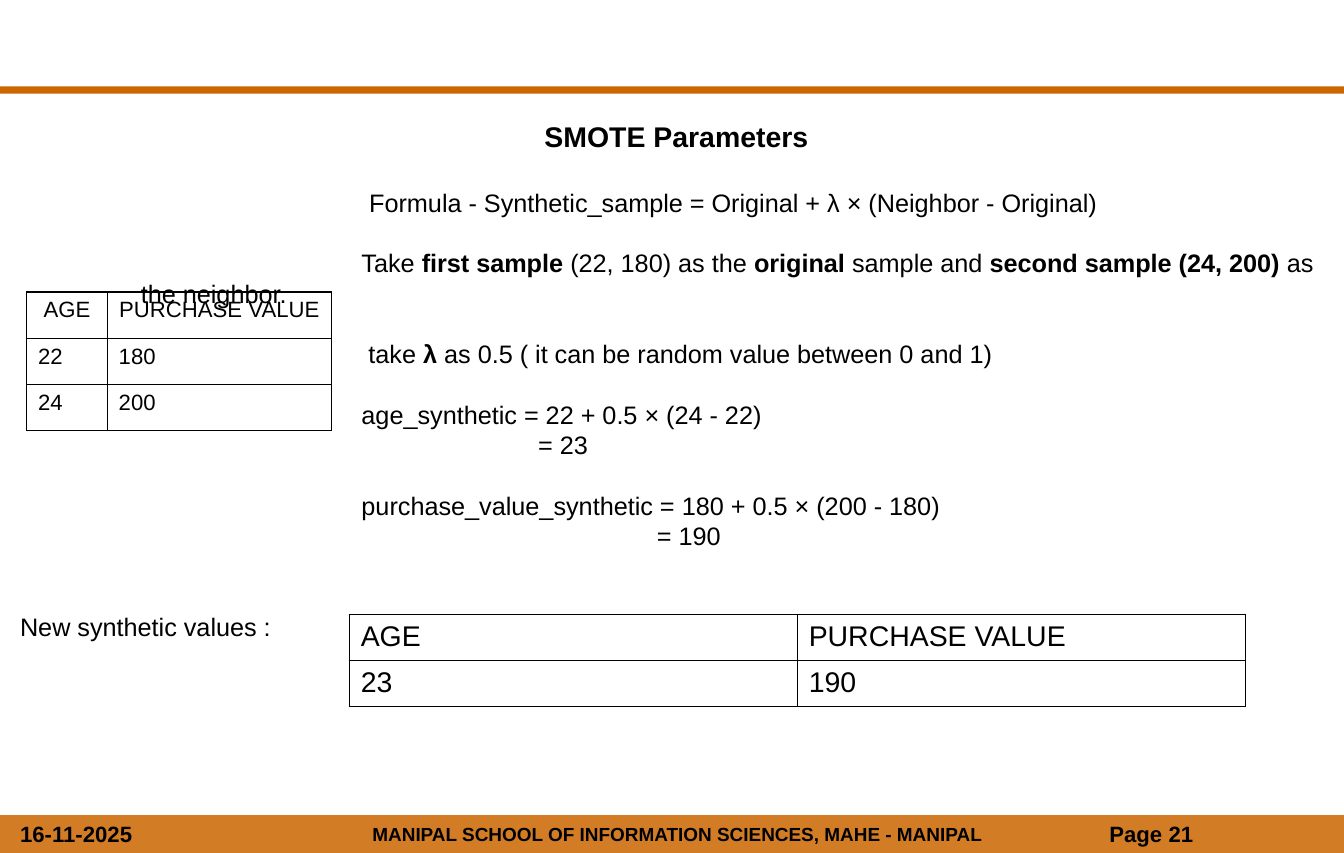
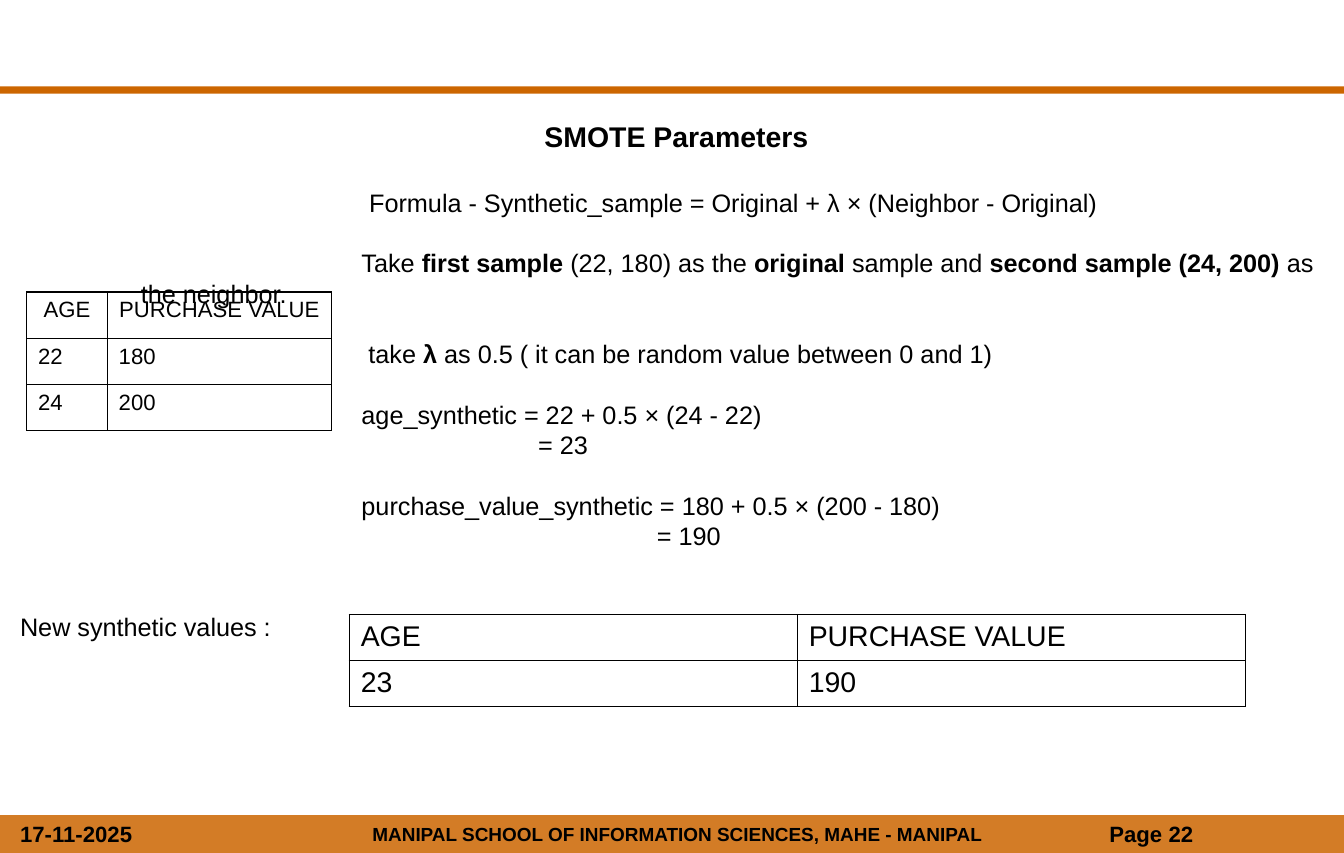
Before and after one commit to suhaasd/Fraud_Detection_Using_Machine_Learning, a slide deck: slide 22 of Fraud_Detection/fraud detection.pptx (slide 21 before the commit). Drawn at 1344x853 pixels with LibreOffice and Linux fonts; fonts in the diff are those of the drawing; background and template pictures are left out. Boxes give left, top, right and bottom in pixels: in the first picture for what was removed or moved away, otherwise in the second. Text is boxed around its words. In the diff, an @@ line names an element or a change of style, - is before the commit and + after.

```diff
--- a/Fraud_Detection/fraud detection.pptx
+++ b/Fraud_Detection/fraud detection.pptx
@@ text at bbox=[20, 826, 132, 843]: text changed @@
-16-11-2025
+17-11-2025
@@ page number at bbox=[1109, 826, 1194, 847]: text changed @@
-Page 21
+Page 22
```
Also in this commit, not shown: 38 other slides changed, 3 slides added.
